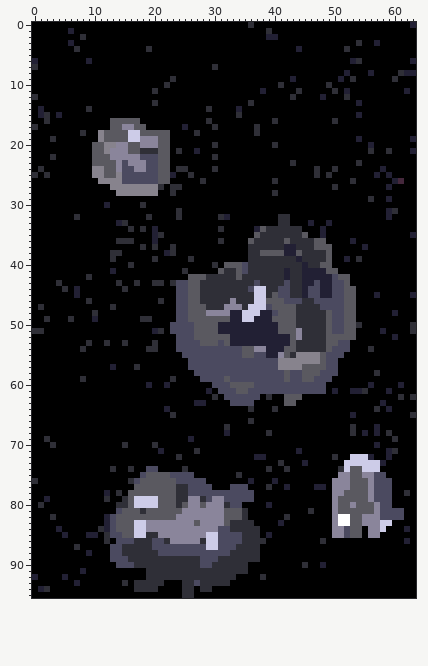
Edited in one commit: pixel-art file (Assets/Planet Cards/Meteors.aseprite). Above is the file before it was changed.
64x96 pixels, 1 frame.
The same view after the edit:
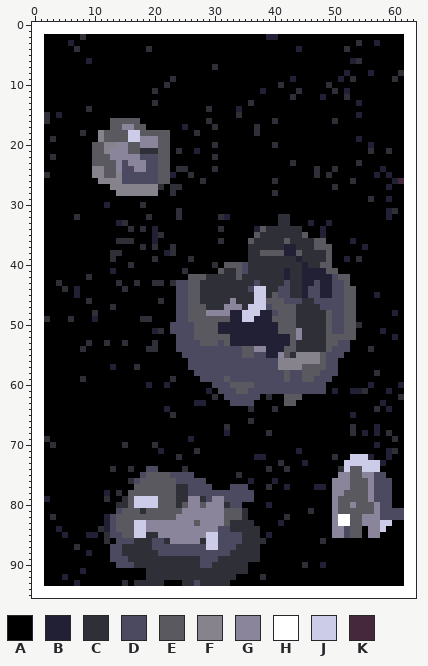
Palette (. is transparent): A #000000  B #222034  C #2f2f37  D #4b4a60  E #5a5960  F #87838d  G #8a859b  H #ffffff  J #cdcce8  K #45283c
Diff:
Layers "Planet", "Background":
y 0: x 0..63 AAAAAAAAAAAAAAAAAAAAAAAAAAAAAAAAAAAACAAAAAAAAAAAAAAAAAAAAAAAAAAB -> HHHHHHHHHHHHHHHHHHHHHHHHHHHHHHHHHHHHHHHHHHHHHHHHHHHHHHHHHHHHHHHH
y 1: x 0..63 AAAAAABAAAAAAAAAAAAAAAAAAAAAAAAAAAAAAAACAAAAAAAAAAAAAAAAAAAAAAAA -> HHHHHHHHHHHHHHHHHHHHHHHHHHHHHHHHHHHHHHHHHHHHHHHHHHHHHHHHHHHHHHHH
y 2..5: x 0..1 AA -> HH; x 62..63 AA -> HH
y 6: x 0..1 BA -> HH; x 62..63 AB -> HH
y 7: x 0..1 CA -> HH; x 62..63 AA -> HH
y 8: x 0..1 AA -> HH; x 62..63 BB -> HH
y 9..10: x 0..1 AA -> HH; x 62..63 AA -> HH
y 11: x 0..1 AA -> HH; x 62..63 BA -> HH
y 12: x 0..1 CA -> HH; x 62..63 AA -> HH
y 13: x 0..1 AA -> HH; x 62..63 AA -> HH
y 14..15: x 0..1 AB -> HH; x 62..63 AA -> HH
y 16: x 0..1 AA -> HH; x 62..63 AA -> HH
y 17: x 0..1 CA -> HH; x 62..63 AA -> HH
y 18: x 0..1 AA -> HH; x 62..63 AA -> HH
y 19: x 0..1 AA -> HH; x 62..63 AB -> HH
y 20: x 0..1 AA -> HH; x 62..63 AA -> HH
y 21: x 0..1 AA -> HH; x 62..63 AB -> HH
y 22..23: x 0..1 AA -> HH; x 62..63 AA -> HH
y 24: x 0..1 AC -> HH; x 62..63 AA -> HH
y 25: x 0..1 CA -> HH; x 62..63 AA -> HH
y 26..34: x 0..1 AA -> HH; x 62..63 AA -> HH
y 35: x 0..1 AA -> HH; x 62..63 AB -> HH
y 36..44: x 0..1 AA -> HH; x 62..63 AA -> HH
y 45: x 0..1 AA -> HH; x 62..63 AB -> HH
y 46: x 0..1 AA -> HH; x 62..63 AA -> HH
y 47: x 0..1 AC -> HH; x 62..63 AA -> HH
y 48..49: x 0..1 AA -> HH; x 62..63 AA -> HH
y 50: x 0..1 AA -> HH; x 62..63 AC -> HH
y 51: x 0..1 CC -> HH; x 62..63 AC -> HH
y 52..61: x 0..1 AA -> HH; x 62..63 AA -> HH
y 62: x 0..1 AA -> HH; x 62..63 AC -> HH
y 63..64: x 0..1 AA -> HH; x 62..63 AA -> HH
y 65: x 0..1 AA -> HH; x 62..63 AC -> HH
y 66..75: x 0..1 AA -> HH; x 62..63 AA -> HH
y 76: x 0..1 CA -> HH; x 62..63 AA -> HH
y 77: x 0..1 AA -> HH; x 62..63 AA -> HH
y 78: x 0..1 AA -> HH; x 62..63 CA -> HH
y 79: x 0..1 AA -> HH; x 62..63 AA -> HH
y 80: x 0..1 AC -> HH; x 62..63 AA -> HH
y 81..83: x 0..1 AA -> HH; x 62..63 AA -> HH
y 84: x 0..1 AA -> HH; x 62..63 BA -> HH
y 85: x 0..1 AA -> HH; x 62..63 AA -> HH
y 86: x 0..1 AA -> HH; x 62..63 BA -> HH
y 87..91: x 0..1 AA -> HH; x 62..63 AA -> HH
y 92: x 0..1 BA -> HH; x 62..63 AA -> HH
y 93: x 0..1 AA -> HH; x 62..63 AA -> HH
y 94: x 0..63 ABCAAAAAAAAAAAAAACCCCAAAACCACCAAAAAAAAAAAAAAAAAAAAAAAAAAAAAAAAAA -> HHHHHHHHHHHHHHHHHHHHHHHHHHHHHHHHHHHHHHHHHHHHHHHHHHHHHHHHHHHHHHHH
y 95: x 0..63 AAAAAAAAAAAAAAAAAAAAAAAAACCAAAAAAAAAAAAAAAAAAAAAAAAAAAAAAAAAAAAA -> HHHHHHHHHHHHHHHHHHHHHHHHHHHHHHHHHHHHHHHHHHHHHHHHHHHHHHHHHHHHHHHH
